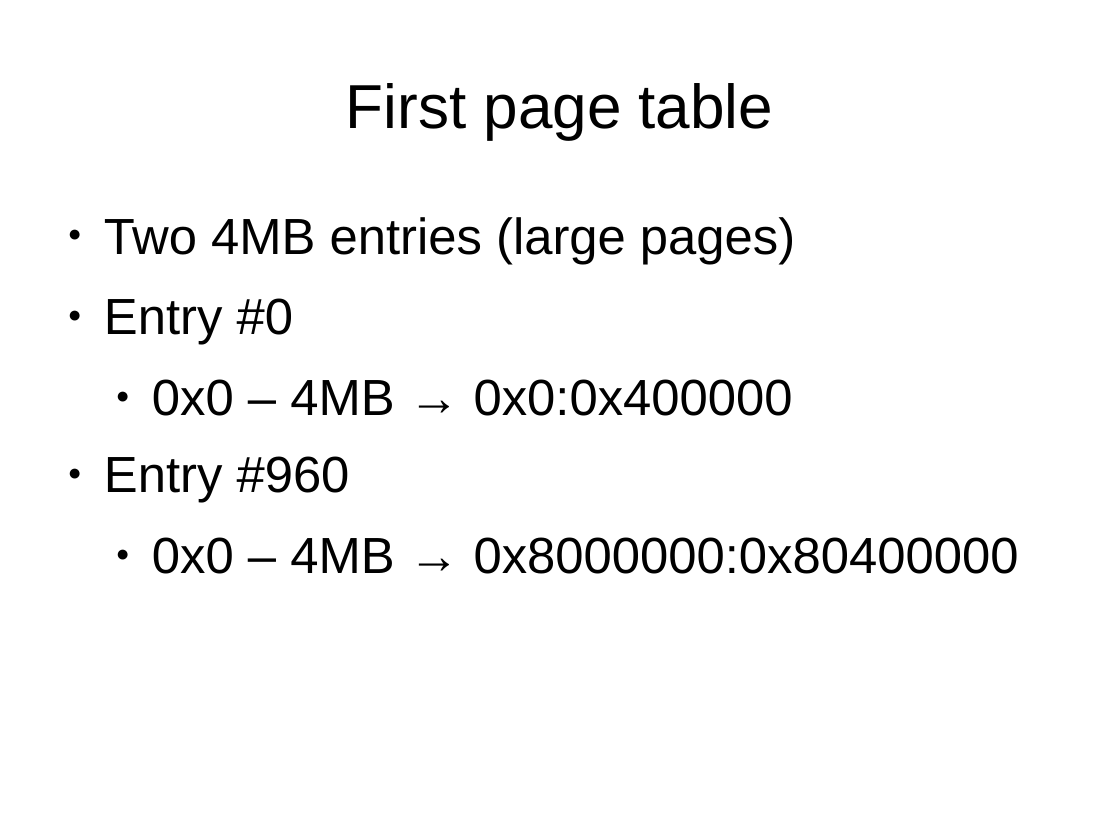
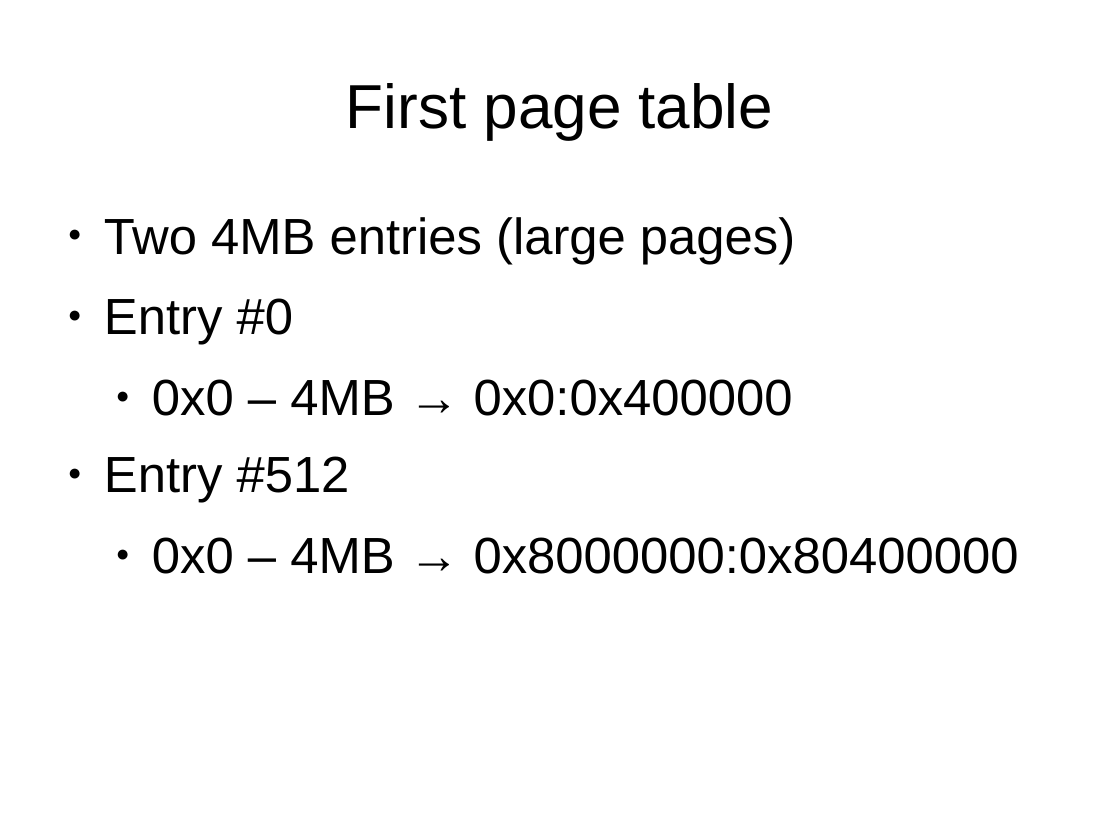
Before and after one commit to antonburtsev/cs5460, a slide deck: slide 12 of lectures/lecture09-kernel-init/lecture09-kernel-init.odp. Drawn at 1120x840 pixels with LibreOffice and Linux fonts; fonts in the diff are those of the drawing. Boxes give left, top, right and bottom in pixels: in the first picture for what was removed or moved away, otherwise in the second. Text is boxed around its words. In the diff, an @@ line names an element or a change of style, - is before the commit and + after.

Commit message:
Lecture 10 Address spaces

```diff
--- a/lectures/lecture09-kernel-init/lecture09-kernel-init.odp
+++ b/lectures/lecture09-kernel-init/lecture09-kernel-init.odp
@@ text at <box>104,456,350,503</box>: text changed @@
-● Entry #960
+● Entry #512
```
Also in this commit, not shown: 3 other files.
